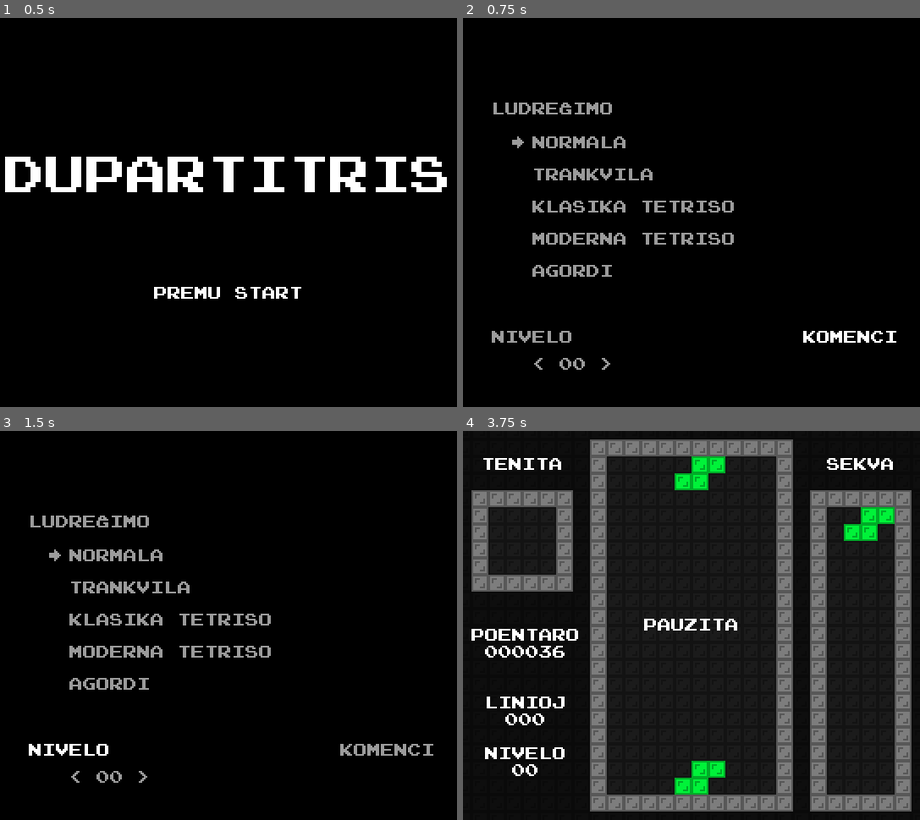
Above: before the commit, frames 1-4 (two rows, left to right).
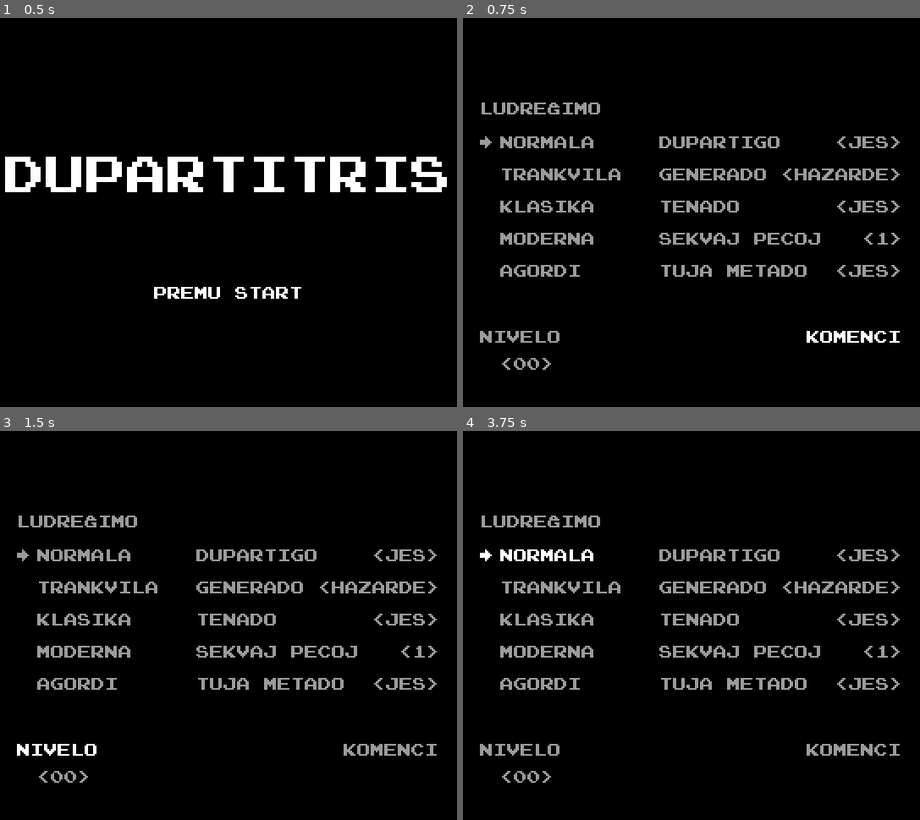
Above: after the commit, the same moments.

Repository: HenriqueCamillo/Dupartitris
Game: Godot game, scene res://Scenes/game.tscn
Two runs of this game, one before a commit and one after it. Both use one fixed random seed, a clock stepped at 60 frames per second and the inputs below.
Inputs:
- Up to frame 1 (0.5 s): no input
- Up to frame 2 (0.75 s): tap Enter at 0.5 s; hold Right (move_right) from 0.53 s (still down); tap Up (hard_drop) at 0.6 s
- Up to frame 3 (1.5 s): tap C (hold) at 0.8, 1.35 s; tap Space at 1.25 s; release Right (move_right) at 1.28 s; hold Left (move_left) from 1.28 s (still down)
- Up to frame 4 (3.75 s): tap Up (hard_drop) at 1.55, 2.1, 3.05 s; tap Enter at 2, 3.5 s; release Left (move_left) at 2.03 s; hold Right (move_right) 2.03-3.53 s; tap C (hold) at 2.3, 2.85 s; tap Space at 2.75 s; hold Left (move_left) from 3.53 s (still down); tap X (rotate_clockwise) at 3.6 s

Frame 1 is identical in both runs. In frame 2, 6.6% of the frame differs, in the area x 3-96%, y 21-91%; in frame 3, 6.6%; in frame 4, 51%, in the area x 1-99%, y 2-98%.

Commit message:
Implemented game mode display and customization

Diff:
--- a/Data/GameModes/classic_tetris_game_mode.tres
+++ b/Data/GameModes/classic_tetris_game_mode.tres
@@ -4,7 +4,7 @@
 
 [resource]
 script = ExtResource("1_cl84p")
-_display_name = "Klasika Tetriso"
+_display_name = "Klasika"
 _hard_drop_enabled = false
 _hold_piece_enabled = false
 _split_enabled = false
--- a/Data/GameModes/modern_tetris_game_mode.tres
+++ b/Data/GameModes/modern_tetris_game_mode.tres
@@ -4,7 +4,7 @@
 
 [resource]
 script = ExtResource("1_wsfp6")
-_display_name = "Moderna Tetriso"
+_display_name = "Moderna"
 _next_pieces_look_ahead = 4
 _piece_spawn_mode = 1
 _split_enabled = false
--- a/Scenes/UI/game_rules_menu.tscn
+++ b/Scenes/UI/game_rules_menu.tscn
@@ -9,6 +9,8 @@
 [ext_resource type="Resource" uid="uid://cmcs6rs5utr5n" path="res://Data/GameModes/classic_tetris_game_mode.tres" id="7_31fj5"]
 [ext_resource type="Resource" uid="uid://udlun4shlnow" path="res://Data/GameModes/modern_tetris_game_mode.tres" id="8_y8v5b"]
 [ext_resource type="Resource" uid="uid://ckqh56m5rs180" path="res://Data/GameModes/custom_game_mode.tres" id="9_ifpb7"]
+[ext_resource type="Script" uid="uid://cifgly2w8usgp" path="res://Scripts/UI/game_mode_displayer.gd" id="10_6gd1g"]
+[ext_resource type="PackedScene" uid="uid://dh385fcqhjtjn" path="res://Scenes/UI/option_with_label.tscn" id="10_kg0ql"]
 [ext_resource type="Script" uid="uid://cipnc24jjpm2c" path="res://Scripts/UI/initial_level_button.gd" id="10_owx6h"]
 [ext_resource type="Script" uid="uid://b888l7t1mf4i7" path="res://Scripts/UI/initial_level_adjuster.gd" id="11_owx6h"]
 
@@ -28,9 +30,9 @@
 anchors_preset = 4
 anchor_top = 0.5
 anchor_bottom = 0.5
-offset_left = 17.0
+offset_left = 10.0
 offset_top = -66.0
-offset_right = 89.0
+offset_right = 82.0
 offset_bottom = -57.0
 grow_vertical = 2
 focus_neighbor_left = NodePath(".")
@@ -48,50 +50,129 @@
 
 [node name="GameModesVContainer" type="VBoxContainer" parent="ModeSelectButton"]
 layout_mode = 0
-offset_left = 24.0
+offset_left = 12.0
 offset_top = 20.0
-offset_right = 124.0
+offset_right = 112.0
 offset_bottom = 120.0
 
 [node name="NormalMode" parent="ModeSelectButton/GameModesVContainer" instance=ExtResource("4_6gd1g")]
 layout_mode = 2
-focus_neighbor_top = NodePath(".")
+focus_neighbor_left = NodePath(".")
+focus_neighbor_top = NodePath(".")
+focus_neighbor_right = NodePath(".")
+focus_neighbor_bottom = NodePath("../RelaxedMode")
 _game_mode = ExtResource("5_ga510")
 
 [node name="RelaxedMode" parent="ModeSelectButton/GameModesVContainer" instance=ExtResource("4_6gd1g")]
 layout_mode = 2
+focus_neighbor_left = NodePath(".")
+focus_neighbor_top = NodePath("../NormalMode")
+focus_neighbor_right = NodePath(".")
+focus_neighbor_bottom = NodePath("../ClassicTetrisMode")
 _game_mode = ExtResource("6_5exu8")
 
 [node name="ClassicTetrisMode" parent="ModeSelectButton/GameModesVContainer" instance=ExtResource("4_6gd1g")]
 layout_mode = 2
+focus_neighbor_left = NodePath(".")
+focus_neighbor_top = NodePath("../RelaxedMode")
+focus_neighbor_right = NodePath(".")
+focus_neighbor_bottom = NodePath("../ModernTetrisMode")
 _game_mode = ExtResource("7_31fj5")
 
 [node name="ModernTetrisMode" parent="ModeSelectButton/GameModesVContainer" instance=ExtResource("4_6gd1g")]
 layout_mode = 2
+focus_neighbor_left = NodePath(".")
+focus_neighbor_top = NodePath("../ClassicTetrisMode")
+focus_neighbor_right = NodePath(".")
+focus_neighbor_bottom = NodePath("../Custom")
 _game_mode = ExtResource("8_y8v5b")
 
 [node name="Custom" parent="ModeSelectButton/GameModesVContainer" instance=ExtResource("4_6gd1g")]
 layout_mode = 2
+focus_neighbor_left = NodePath(".")
+focus_neighbor_top = NodePath("../ModernTetrisMode")
+focus_neighbor_right = NodePath(".")
 focus_neighbor_bottom = NodePath(".")
 _game_mode = ExtResource("9_ifpb7")
 
 [node name="Indicator" type="Label" parent="ModeSelectButton"]
 layout_mode = 0
-offset_left = 12.0
 offset_top = 20.0
-offset_right = 20.0
+offset_right = 8.0
 offset_bottom = 29.0
 theme = ExtResource("2_owx6h")
 text = "→"
+
+[node name="GameModeDisplayer" type="VBoxContainer" parent="ModeSelectButton"]
+layout_mode = 1
+offset_left = 106.0
+offset_top = 20.0
+offset_right = 250.0
+offset_bottom = 141.0
+script = ExtResource("10_6gd1g")
+metadata/_custom_type_script = "uid://cifgly2w8usgp"
+
+[node name="Split" parent="ModeSelectButton/GameModeDisplayer" instance=ExtResource("10_kg0ql")]
+layout_mode = 2
+
+[node name="OptionName" parent="ModeSelectButton/GameModeDisplayer/Split" index="0"]
+text = "Dupartigo"
+
+[node name="SelectableOption" parent="ModeSelectButton/GameModeDisplayer/Split" index="1"]
+focus_neighbor_bottom = NodePath("../../Spawn/SelectableOption")
+_selected_option = 1
+
+[node name="Spawn" parent="ModeSelectButton/GameModeDisplayer" instance=ExtResource("10_kg0ql")]
+layout_mode = 2
+
+[node name="OptionName" parent="ModeSelectButton/GameModeDisplayer/Spawn" index="0"]
+text = "Generado"
+
+[node name="SelectableOption" parent="ModeSelectButton/GameModeDisplayer/Spawn" index="1"]
+focus_neighbor_top = NodePath("../../Split/SelectableOption")
+focus_neighbor_bottom = NodePath("../../Hold/SelectableOption")
+text = "<Hazarde>"
+_options = Array[String](["Hazarde", "7-pake"])
+
+[node name="Hold" parent="ModeSelectButton/GameModeDisplayer" instance=ExtResource("10_kg0ql")]
+layout_mode = 2
+
+[node name="OptionName" parent="ModeSelectButton/GameModeDisplayer/Hold" index="0"]
+text = "Tenado"
+
+[node name="SelectableOption" parent="ModeSelectButton/GameModeDisplayer/Hold" index="1"]
+focus_neighbor_top = NodePath("../../Spawn/SelectableOption")
+focus_neighbor_bottom = NodePath("../../Next/SelectableOption")
+
+[node name="Next" parent="ModeSelectButton/GameModeDisplayer" instance=ExtResource("10_kg0ql")]
+layout_mode = 2
+
+[node name="OptionName" parent="ModeSelectButton/GameModeDisplayer/Next" index="0"]
+text = "Sekvaj pecoj"
+
+[node name="SelectableOption" parent="ModeSelectButton/GameModeDisplayer/Next" index="1"]
+focus_neighbor_top = NodePath("../../Hold/SelectableOption")
+focus_neighbor_bottom = NodePath("../../Hard Drop/SelectableOption")
+text = "<0>"
+_options = Array[String](["0", "1", "2", "3", "4", "5", "6"])
+
+[node name="Hard Drop" parent="ModeSelectButton/GameModeDisplayer" instance=ExtResource("10_kg0ql")]
+layout_mode = 2
+
+[node name="OptionName" parent="ModeSelectButton/GameModeDisplayer/Hard Drop" index="0"]
+text = "Tuja metado"
+
+[node name="SelectableOption" parent="ModeSelectButton/GameModeDisplayer/Hard Drop" index="1"]
+focus_neighbor_top = NodePath("../../Next/SelectableOption")
 
 [node name="InitialLevelButton" type="Button" parent="." node_paths=PackedStringArray("_level_adjuster", "_submenu_first_selected")]
 layout_mode = 1
 anchors_preset = 4
 anchor_top = 0.5
 anchor_bottom = 0.5
-offset_left = 17.0
+offset_left = 10.0
 offset_top = 69.0
-offset_right = 65.0
+offset_right = 58.0
 offset_bottom = 78.0
 grow_vertical = 2
 focus_neighbor_left = NodePath(".")
@@ -110,9 +191,9 @@
 
 [node name="InitialLevelAdjuster" type="Button" parent="InitialLevelButton"]
 layout_mode = 0
-offset_left = 24.0
+offset_left = 12.0
 offset_top = 15.5
-offset_right = 72.0
+offset_right = 60.0
 offset_bottom = 24.5
 focus_neighbor_left = NodePath(".")
 focus_neighbor_top = NodePath(".")
@@ -122,7 +203,8 @@
 theme = ExtResource("2_owx6h")
 action_mode = 0
 button_mask = 0
-text = "< 00 >"
+text = "<00>"
+alignment = 0
 script = ExtResource("11_owx6h")
 metadata/_custom_type_script = "uid://b888l7t1mf4i7"
 
@@ -133,9 +215,9 @@
 anchor_top = 1.0
 anchor_right = 1.0
 anchor_bottom = 1.0
-offset_left = -69.0
+offset_left = -67.0
 offset_top = -46.0
-offset_right = -13.0
+offset_right = -11.0
 offset_bottom = -37.0
 grow_horizontal = 0
 grow_vertical = 0
@@ -147,3 +229,11 @@
 theme = ExtResource("2_owx6h")
 button_mask = 0
 text = "komenci"
+
+[connection signal="customization_finished" from="ModeSelectButton/GameModeDisplayer" to="." method="_on_customization_finished"]
+
+[editable path="ModeSelectButton/GameModeDisplayer/Split"]
+[editable path="ModeSelectButton/GameModeDisplayer/Spawn"]
+[editable path="ModeSelectButton/GameModeDisplayer/Hold"]
+[editable path="ModeSelectButton/GameModeDisplayer/Next"]
+[editable path="ModeSelectButton/GameModeDisplayer/Hard Drop"]
--- a/Scenes/UI/menus.tscn
+++ b/Scenes/UI/menus.tscn
@@ -23,3 +23,8 @@
 [node name="GameRulesMenu" parent="." instance=ExtResource("3_ajfag")]
 
 [editable path="GameRulesMenu"]
+[editable path="GameRulesMenu/ModeSelectButton/GameModeDisplayer/Split"]
+[editable path="GameRulesMenu/ModeSelectButton/GameModeDisplayer/Spawn"]
+[editable path="GameRulesMenu/ModeSelectButton/GameModeDisplayer/Hold"]
+[editable path="GameRulesMenu/ModeSelectButton/GameModeDisplayer/Next"]
+[editable path="GameRulesMenu/ModeSelectButton/GameModeDisplayer/Hard Drop"]
--- /dev/null
+++ b/Scenes/UI/option_with_label.tscn
@@ -0,0 +1,31 @@
+[gd_scene load_steps=4 format=3 uid="uid://dh385fcqhjtjn"]
+
+[ext_resource type="Theme" uid="uid://cxt2wr8nqu1fn" path="res://Themes/nes_theme.tres" id="1_tgox1"]
+[ext_resource type="Script" uid="uid://b8ccske8hqe1d" path="res://Scripts/UI/option_with_label.gd" id="2_algwl"]
+[ext_resource type="Script" uid="uid://c443y8yxq3sip" path="res://Scripts/UI/selectable_option.gd" id="3_uxwge"]
+
+[node name="OptionWithLabel" type="HBoxContainer"]
+offset_right = 116.0
+offset_bottom = 9.0
+theme = ExtResource("1_tgox1")
+script = ExtResource("2_algwl")
+metadata/_custom_type_script = "uid://b8ccske8hqe1d"
+
+[node name="OptionName" type="Label" parent="."]
+layout_mode = 2
+theme = ExtResource("1_tgox1")
+text = "Opcionomo"
+
+[node name="SelectableOption" type="Button" parent="."]
+layout_mode = 2
+size_flags_horizontal = 10
+focus_neighbor_left = NodePath(".")
+focus_neighbor_top = NodePath(".")
+focus_neighbor_right = NodePath(".")
+focus_neighbor_bottom = NodePath(".")
+mouse_filter = 2
+theme = ExtResource("1_tgox1")
+button_mask = 0
+text = "<Jes>"
+script = ExtResource("3_uxwge")
+metadata/_custom_type_script = "uid://c443y8yxq3sip"
--- a/Scenes/game.tscn
+++ b/Scenes/game.tscn
@@ -53,3 +53,8 @@
 [editable path="InGameInterface"]
 [editable path="Menus"]
 [editable path="Menus/GameRulesMenu"]
+[editable path="Menus/GameRulesMenu/ModeSelectButton/GameModeDisplayer/Split"]
+[editable path="Menus/GameRulesMenu/ModeSelectButton/GameModeDisplayer/Spawn"]
+[editable path="Menus/GameRulesMenu/ModeSelectButton/GameModeDisplayer/Hold"]
+[editable path="Menus/GameRulesMenu/ModeSelectButton/GameModeDisplayer/Next"]
+[editable path="Menus/GameRulesMenu/ModeSelectButton/GameModeDisplayer/Hard Drop"]
--- /dev/null
+++ b/Scripts/UI/game_mode_displayer.gd
@@ -0,0 +1,48 @@
+class_name GameModeDisplayer
+extends VBoxContainer
+
+@onready var _first_option: SelectableOption = $Split/SelectableOption
+
+@onready var _split_option: OptionWithLabel = $Split
+@onready var _spawn_option: OptionWithLabel = $Spawn
+@onready var _hold_option: OptionWithLabel = $Hold
+@onready var _next_pieces_option: OptionWithLabel = $Next
+@onready var _hard_drop_option: OptionWithLabel = $"Hard Drop"
+
+var _custom_game_mode: CustomGameMode
+
+signal customization_finished(custom_game_mode: CustomGameMode)
+
+func _ready() -> void:
+    _split_option.confirmed.connect(_confirm_customization)
+    _spawn_option.confirmed.connect(_confirm_customization)
+    _hold_option.confirmed.connect(_confirm_customization)
+    _next_pieces_option.confirmed.connect(_confirm_customization)
+    _hard_drop_option.confirmed.connect(_confirm_customization)
+
+func _exit_tree() -> void:
+    _split_option.confirmed.disconnect(_confirm_customization)
+    _spawn_option.confirmed.disconnect(_confirm_customization)
+    _hold_option.confirmed.disconnect(_confirm_customization)
+    _next_pieces_option.confirmed.disconnect(_confirm_customization)
+    _hard_drop_option.confirmed.disconnect(_confirm_customization)
+
+func show_game_mode_options(game_mode: GameMode) -> void:
+    _split_option.set_option(game_mode.get_split_enabled())
+    _spawn_option.set_option(game_mode.get_piece_spawn_mode())
+    _hold_option.set_option(game_mode.get_hold_piece_enabled())
+    _next_pieces_option.set_option(game_mode.get_next_pieces_look_ahead())
+    _hard_drop_option.set_option(game_mode.get_hard_drop_enabled())
+
+func customize_game_mode(custom_game_mode: CustomGameMode) -> void:
+    _custom_game_mode = custom_game_mode
+    _first_option.grab_focus()
+
+func _confirm_customization() -> void:
+    _custom_game_mode.set_split_enabled(_split_option.get_selected_option())
+    _custom_game_mode.set_piece_spawn_mode(_spawn_option.get_selected_option())
+    _custom_game_mode.set_hold_piece_enabled(_hold_option.get_selected_option())
+    _custom_game_mode.set_next_pieces_look_ahead(_next_pieces_option.get_selected_option())
+    _custom_game_mode.set_hard_drop_enabled(_hard_drop_option.get_selected_option())
+
+    customization_finished.emit(_custom_game_mode)
--- a/Scripts/UI/initial_level_adjuster.gd
+++ b/Scripts/UI/initial_level_adjuster.gd
@@ -7,6 +7,8 @@
     set_process_input(false)
     focus_entered.connect(_on_gain_focus)
     focus_exited.connect(_on_lose_focus)
+
+    _set_level(0)
 
 func _exit_tree() -> void:
     focus_entered.disconnect(_on_gain_focus)
@@ -23,7 +25,7 @@
 
 func _set_level(value: int) -> void:
     _level = (value + Constants.MAX_LEVEL + 1) % (Constants.MAX_LEVEL + 1)
-    text = "< %02d >" % _level
+    text = "<%02d>" % _level
 
 func get_level() -> int:
     return _level
--- a/Scripts/UI/mode_select_button.gd
+++ b/Scripts/UI/mode_select_button.gd
@@ -3,6 +3,7 @@
 
 @onready var _game_modes_container: VBoxContainer = $GameModesVContainer
 @onready var _indicator: Label = $Indicator
+@onready var _game_mode_displayer: GameModeDisplayer = $GameModeDisplayer
 
 var _font_color: Color
 var _font_focus_color: Color
@@ -11,7 +12,9 @@
 
 func _ready() -> void:
     super._ready()
-    grab_focus()
+
+    _game_mode_displayer.customization_finished.connect(_select_game_mode)
+    _game_mode_displayer.show_game_mode_options(_submenu_first_selected.get_game_mode())
 
     _fetch_font_colors()
     _indicator.add_theme_color_override("font_color", _font_color)
@@ -20,27 +23,36 @@
     var game_mode_buttons = _game_modes_container.get_children() as Array[GameModeButton]
     for button in game_mode_buttons:
         var game_mode = button.get_game_mode()
-        button.mode_focused.connect(_update_label_position)
+        button.mode_focused.connect(_update_focused_game_mode)
 
         if game_mode is CustomGameMode:
-            button.pressed.connect(_customize_game_mode)
+            button.mode_selected.connect(_customize_game_mode)
         else:
-            button.mode_selected.connect(_select_game_mode)
+            button.mode_selected.connect(_select_game_mode_from_button)
 
-func _customize_game_mode() -> void:
-    print("Not implemented: Custom game mode selected")
+func _exit_tree() -> void:
+    _game_mode_displayer.customization_finished.disconnect(_select_game_mode)
+
+func _customize_game_mode(game_mode_button: GameModeButton) -> void:
+    var custom_game_mode = game_mode_button.get_game_mode()
+    _game_mode_displayer.customize_game_mode(custom_game_mode)
+    _submenu_first_selected = game_mode_button
+
+func _select_game_mode_from_button(game_mode_button: GameModeButton) -> void:
+    _submenu_first_selected = game_mode_button
+    _update_label_position(game_mode_button)
+    _select_game_mode(game_mode_button.get_game_mode())
+
+func _select_game_mode(game_mode: GameMode) -> void:
     grab_focus()
+    _update_label_position(_submenu_first_selected)
     _indicator.add_theme_color_override("font_color", _font_color)
+    game_mode_selected.emit(game_mode)
 
-func _select_game_mode(game_mode_button: GameModeButton) -> void:
-    _submenu_first_selected = game_mode_button
-    game_mode_selected.emit(game_mode_button.get_game_mode())
-
-    grab_focus()
-    _indicator.add_theme_color_override("font_color", _font_color)
+func _update_focused_game_mode(game_mode_button: GameModeButton) -> void:
+    _game_mode_displayer.show_game_mode_options(game_mode_button.get_game_mode())
     _update_label_position(game_mode_button)
 
-# Yeah, could be better
 func _update_label_position(game_mode_button: GameModeButton) -> void:
     _indicator.global_position.y = game_mode_button.global_position.y
 
--- /dev/null
+++ b/Scripts/UI/option_with_label.gd
@@ -0,0 +1,42 @@
+class_name OptionWithLabel
+extends HBoxContainer
+
+var _font_color: Color
+var _font_focus_color: Color
+
+@onready var _selectable_option: SelectableOption = $SelectableOption
+@onready var _option_name: Label = $OptionName
+
+signal confirmed
+
+func _ready() -> void:
+    _fetch_font_colors()
+    _set_normal_color()
+
+    _selectable_option.focus_entered.connect(_set_focus_color)
+    _selectable_option.focus_exited.connect(_set_normal_color)
+    _selectable_option.pressed.connect(_confirm)
+
+func _exit_tree() -> void:
+    _selectable_option.focus_entered.disconnect(_set_focus_color)
+    _selectable_option.focus_exited.disconnect(_set_normal_color)
+    _selectable_option.pressed.disconnect(_confirm)
+
+func _set_focus_color() -> void:
+    _option_name.add_theme_color_override("font_color", _font_focus_color)
+
+func _set_normal_color() -> void:
+    _option_name.add_theme_color_override("font_color", _font_color)
+
+func _fetch_font_colors() -> void:
+    _font_color = get_theme_color("font_color", "Button")
+    _font_focus_color = get_theme_color("font_focus_color", "Button")
+
+func get_selected_option() -> int:
+    return _selectable_option.get_selected_option()
+
+func set_option(index: int) -> void:
+    _selectable_option.set_option(index)
+
+func _confirm() -> void:
+    confirmed.emit()
--- /dev/null
+++ b/Scripts/UI/selectable_option.gd
@@ -0,0 +1,44 @@
+class_name SelectableOption
+extends Button
+
+@export var _options: Array[String] = [ "Ne", "Jes" ]
+@export var _selected_option: int
+
+signal option_selected(index: int)
+
+func _ready() -> void:
+    set_process_input(false)
+    focus_entered.connect(_on_gain_focus)
+    focus_exited.connect(_on_lose_focus)
+
+    set_option(_selected_option)
+
+func _exit_tree() -> void:
+    focus_entered.disconnect(_on_gain_focus)
+    focus_exited.disconnect(_on_lose_focus)
+
+func _input(event: InputEvent) -> void:
+    if event.is_echo():
+        return
+
+    if event.is_action_pressed("ui_right"):
+        _select_option(_selected_option + 1)
+    elif event.is_action_pressed("ui_left"):
+        _select_option(_selected_option - 1)
+
+func _select_option(value: int) -> void:
+    set_option(value)
+    option_selected.emit(_selected_option)
+
+func get_selected_option() -> int:
+    return _selected_option
+
+func set_option(option: int) -> void:
+    _selected_option = (option + _options.size()) % (_options.size())
+    text = "<%s>" % _options[_selected_option]
+
+func _on_gain_focus() -> void:
+    set_process_input(true)
+
+func _on_lose_focus() -> void:
+    set_process_input(false)
--- a/Scripts/game_manager.gd
+++ b/Scripts/game_manager.gd
@@ -40,6 +40,7 @@
     _level_ui.set_value(level)
 
 func _on_game_over() -> void:
+    await Delay.one_frame()
     _tetris_manager.reset()
     _menus.show_game_rules_menu()
     AudioManager.instance.play_music(_menu_music)
Not shown: 1 places in Scenes/UI/game_rules_menu.tscn that only renumber resources
Not shown, added: Scripts/UI/game_mode_displayer.gd.uid
Not shown, added: Scripts/UI/option_with_label.gd.uid
Not shown, added: Scripts/UI/selectable_option.gd.uid
